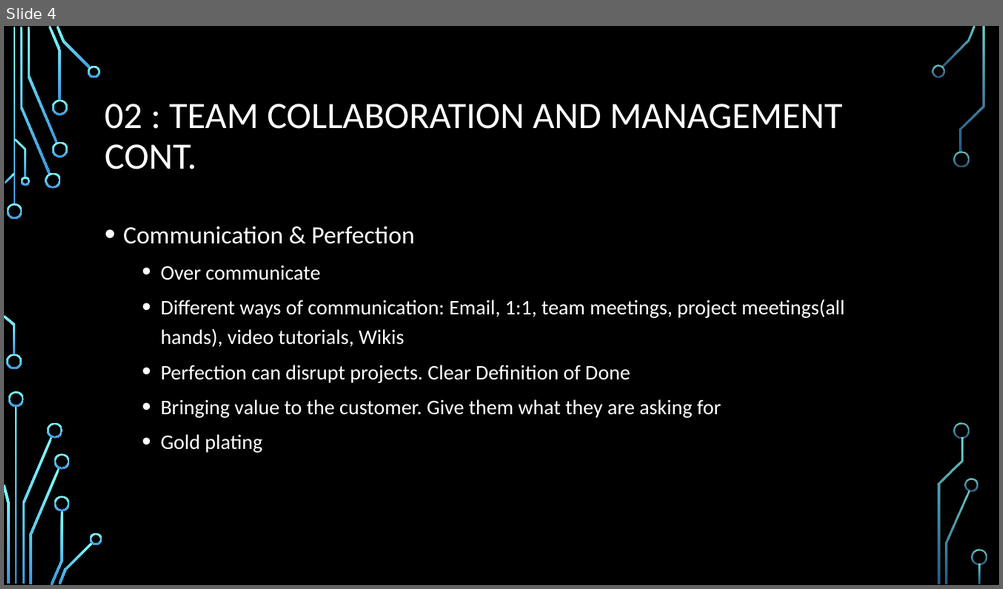
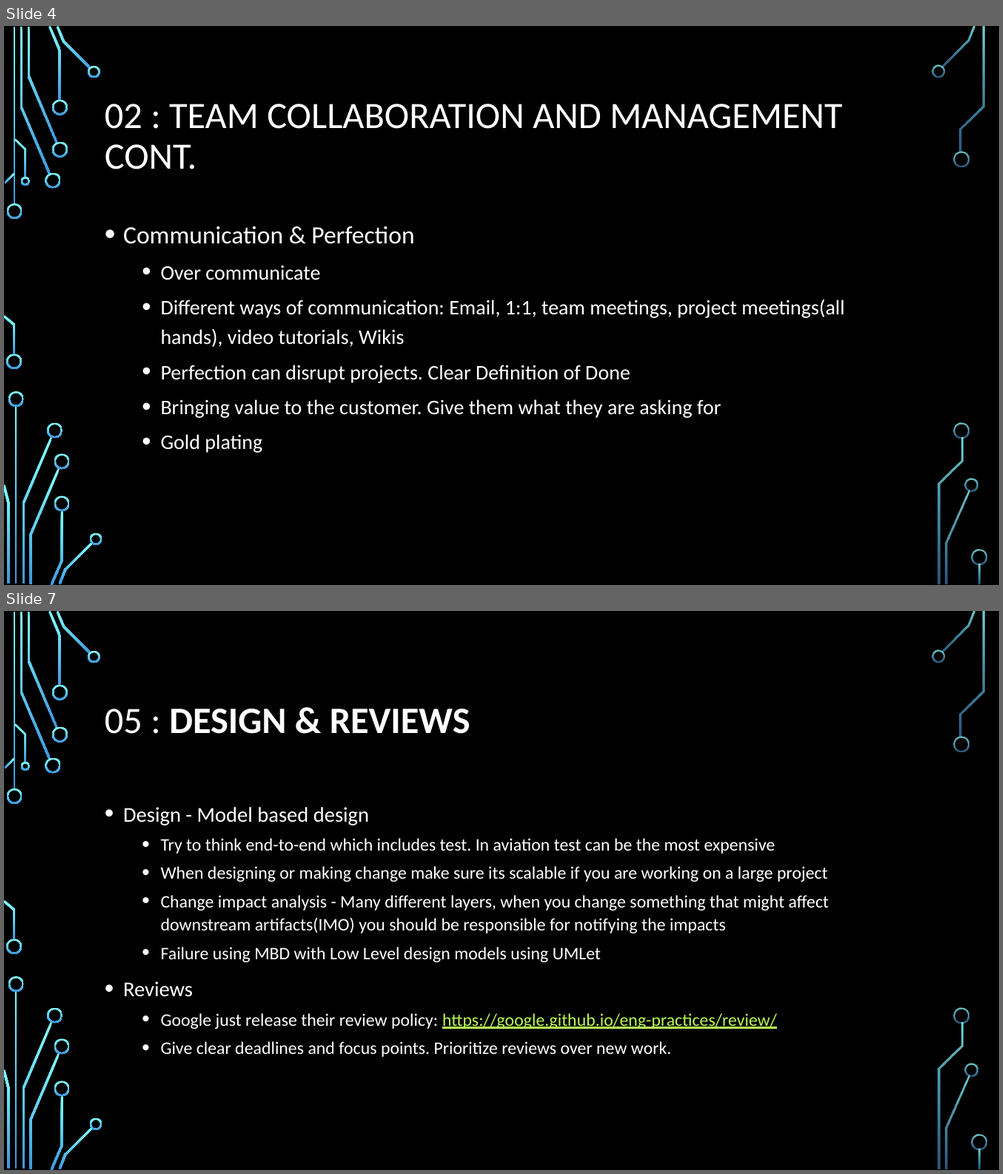
Before and after one commit to AdamCorbinFAUPhD/CEN5035-Software-Engineering, a slide deck: mini_lectures/Mini lectures.pptx. Shown one above the other, each under a label of ours: slide 4 before the commit, slides 4 and 7 after it; the slides between them are not shown. The pictures are 1003x589 and 1003x1174 pixels, drawn with LibreOffice and Linux fonts; fonts in the diff are those of the drawing; background and template pictures are left out. Boxes give left, top, right and bottom in pixels: in the first picture for what was removed or moved away, otherwise in the second. Text is boxed around its words. In the diff, an @@ line names an element or a change of style, - is before the commit and + after.

```diff
--- a/mini_lectures/Mini lectures.pptx
+++ b/mini_lectures/Mini lectures.pptx
@@ slide 7 added at bbox=[4, 611, 999, 1170], background picture (left out); not listed: 36 template elements that a slide beside it also shows @@
@@ title added at bbox=[105, 709, 470, 734], 36 pt, text #FFFFFF, bold @@
+05 : DESIGN & REVIEWS
@@ text added at bbox=[123, 807, 829, 1057], 17 pt, text #FFFFFF @@
+• Design - Model based design
+  • Try to think end-to-end which includes test. In aviation test can be the most expensive
+  • When designing or making change make sure its scalable if you are working on a large project
+  • Change impact analysis - Many different layers, when you change something that might affect downstream artifacts(IMO) you should be responsible for notifying the impacts
+  • Failure using MBD with Low Level design models using UMLet
+• Reviews
+  • Google just release their review policy: https://google.github.io/eng-practices/review/
+  • Give clear deadlines and focus points. Prioritize reviews over new work.
```
Also in this commit, not shown: 1 slide changed, 3 other slides added.
